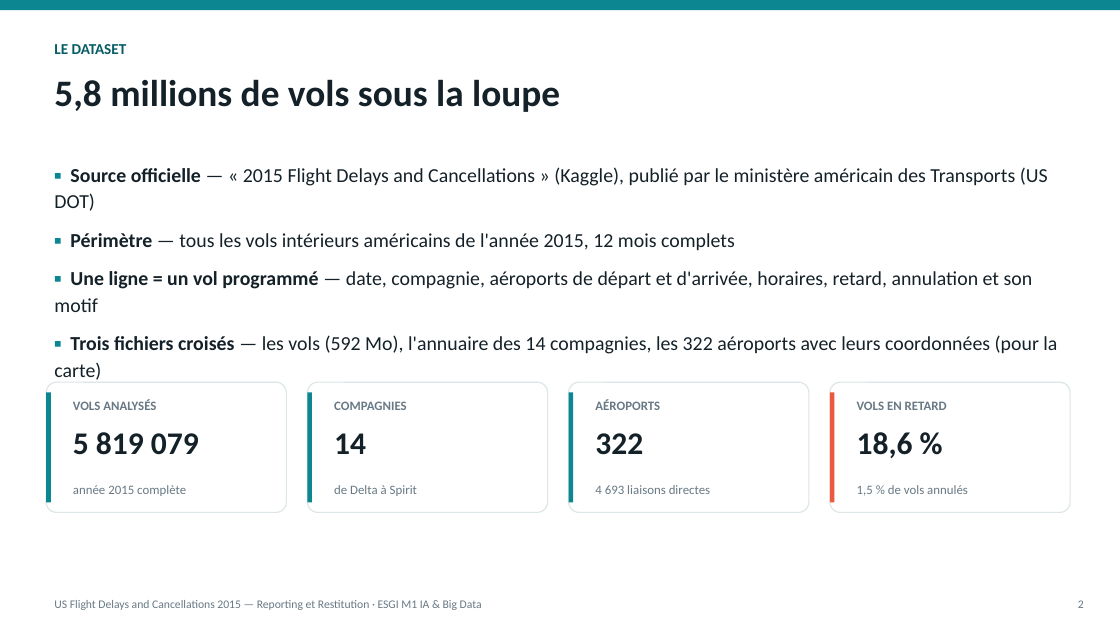
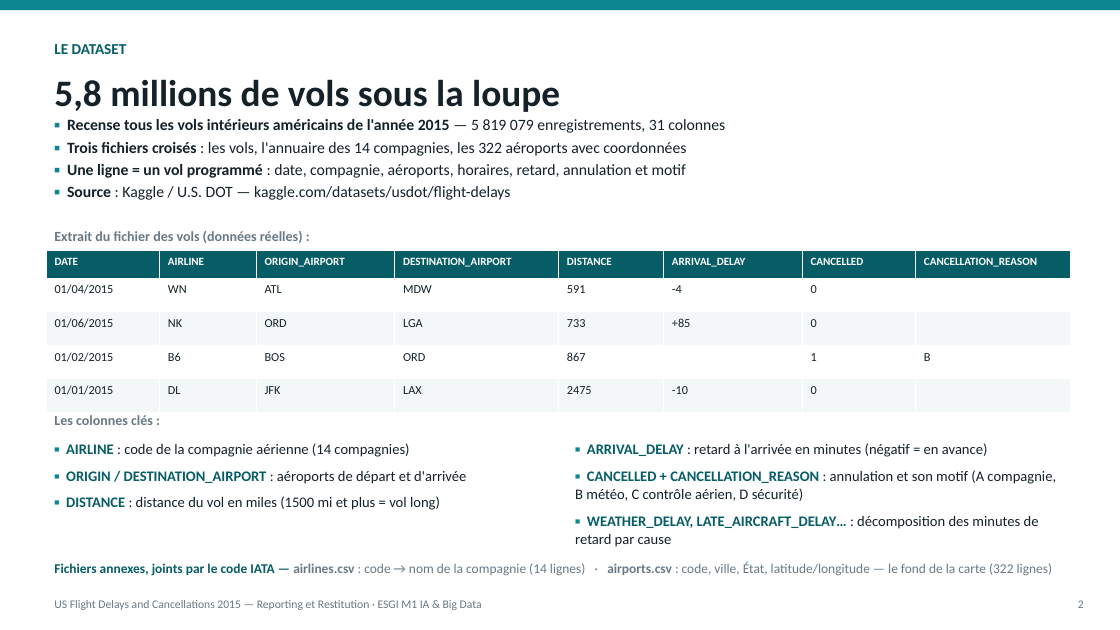
Before and after one commit to prodyge94/restitution, a slide deck: slide 2 of rendu_presentation_v2.pptx. Drawn at 1120x630 pixels with LibreOffice and Linux fonts; fonts in the diff are those of the drawing. Boxes give left, top, right and bottom in pixels: in the first picture for what was removed or moved away, otherwise in the second. Text is boxed around its words. In the diff, an @@ line names an element or a change of style, - is before the commit and + after.

```diff
--- a/rendu_presentation_v2.pptx
+++ b/rendu_presentation_v2.pptx
@@ text added at (67, 119, 725, 200), 13.5 pt, text #142128 @@
+▪ Recense tous les vols intérieurs américains de l'année 2015 — 5 819 079 enregistrements, 31 colonnes
+▪ Trois fichiers croisés : les vols, l'annuaire des 14 compagnies, les 322 aéroports avec coordonnées
+▪ Une ligne = un vol programmé : date, compagnie, aéroports, horaires, retard, annulation et motif
+▪ Source : Kaggle / U.S. DOT — kaggle.com/datasets/usdot/flight-delays
@@ text removed at (54, 167, 1057, 354) @@
-▪ Source officielle — « 2015 Flight Delays and Cancellations » (Kaggle), publié par le ministère américain des Transports (US DOT)
-▪ Périmètre — tous les vols intérieurs américains de l'année 2015, 12 mois complets
-▪ Une ligne = un vol programmé — date, compagnie, aéroports de départ et d'arrivée, horaires, retard, annulation et son motif
-▪ Trois fichiers croisés — les vols (592 Mo), l'annuaire des 14 compagnies, les 322 aéroports avec leurs coordonnées (pour la carte)
@@ text added at (54, 231, 303, 243), 12 pt, text #687985, bold @@
+Extrait du fichier des vols (données réelles) :
@@ table added at (46, 250, 1071, 399), 5 rows, 8 columns @@
+DATE | AIRLINE | ORIGIN_AIRPORT | DESTINATION_AIRPORT | DISTANCE | ARRIVAL_DELAY | CANCELLED | CANCELLATION_REASON
+01/04/2015 | WN | ATL | MDW | 591 | -4 | 0 | 
+01/06/2015 | NK | ORD | LGA | 733 | +85 | 0 | 
+01/02/2015 | B6 | BOS | ORD | 867 |  | 1 | B
+01/01/2015 | DL | JFK | LAX | 2475 | -10 | 0 | 
@@ rounded rectangle removed at (46, 382, 287, 513) @@
@@ rounded rectangle removed at (308, 382, 548, 513) @@
@@ rounded rectangle removed at (569, 382, 809, 513) @@
@@ rounded rectangle removed at (830, 382, 1070, 513) @@
@@ rectangle removed at (46, 392, 51, 502) @@
@@ text added at (54, 415, 153, 425), 12 pt, text #687985, bold @@
+Les colonnes clés :
@@ text removed at (73, 400, 156, 410) @@
-VOLS ANALYSÉS
@@ rectangle removed at (308, 392, 313, 502) @@
@@ text removed at (334, 401, 407, 410) @@
-COMPAGNIES
@@ rectangle removed at (569, 392, 574, 502) @@
@@ text removed at (595, 400, 660, 410) @@
-AÉROPORTS
@@ rectangle removed at (830, 392, 835, 502) @@
@@ text removed at (857, 401, 947, 410) @@
-VOLS EN RETARD
@@ text added at (66, 443, 466, 510), 12.5 pt, text #142128 @@
+▪ AIRLINE : code de la compagnie aérienne (14 compagnies)
+▪ ORIGIN / DESTINATION_AIRPORT : aéroports de départ et d'arrivée
+▪ DISTANCE : distance du vol en miles (1500 mi et plus = vol long)
@@ text removed at (73, 432, 199, 455) @@
-5 819 079
@@ text removed at (334, 433, 366, 454) @@
-14
@@ text added at (575, 443, 1056, 547), 12.5 pt, text #142128 @@
+▪ ARRIVAL_DELAY : retard à l'arrivée en minutes (négatif = en avance)
+▪ CANCELLED + CANCELLATION_REASON : annulation et son motif (A compagnie, B météo, C contrôle aérien, D sécurité)
+▪ WEATHER_DELAY, LATE_AIRCRAFT_DELAY… : décomposition des minutes de retard par cause
@@ text removed at (595, 433, 643, 455) @@
-322
@@ text removed at (857, 432, 913, 458) @@
-18,6 %
@@ text removed at (73, 485, 186, 496) @@
-année 2015 complète
@@ text removed at (334, 485, 417, 496) @@
-de Delta à Spirit
@@ text removed at (595, 485, 710, 494) @@
-4 693 liaisons directes
@@ text removed at (857, 485, 968, 496) @@
-1,5 % de vols annulés
@@ text added at (54, 562, 1053, 576), 11.5 pt, text #687985 @@
+Fichiers annexes, joints par le code IATA — airlines.csv : code → nom de la compagnie (14 lignes) · airports.csv : code, ville, État, latitude/longitude — le fond de la carte (322 lignes)
```
Also in this commit, not shown: 1 other slide changed, 5 other files.
